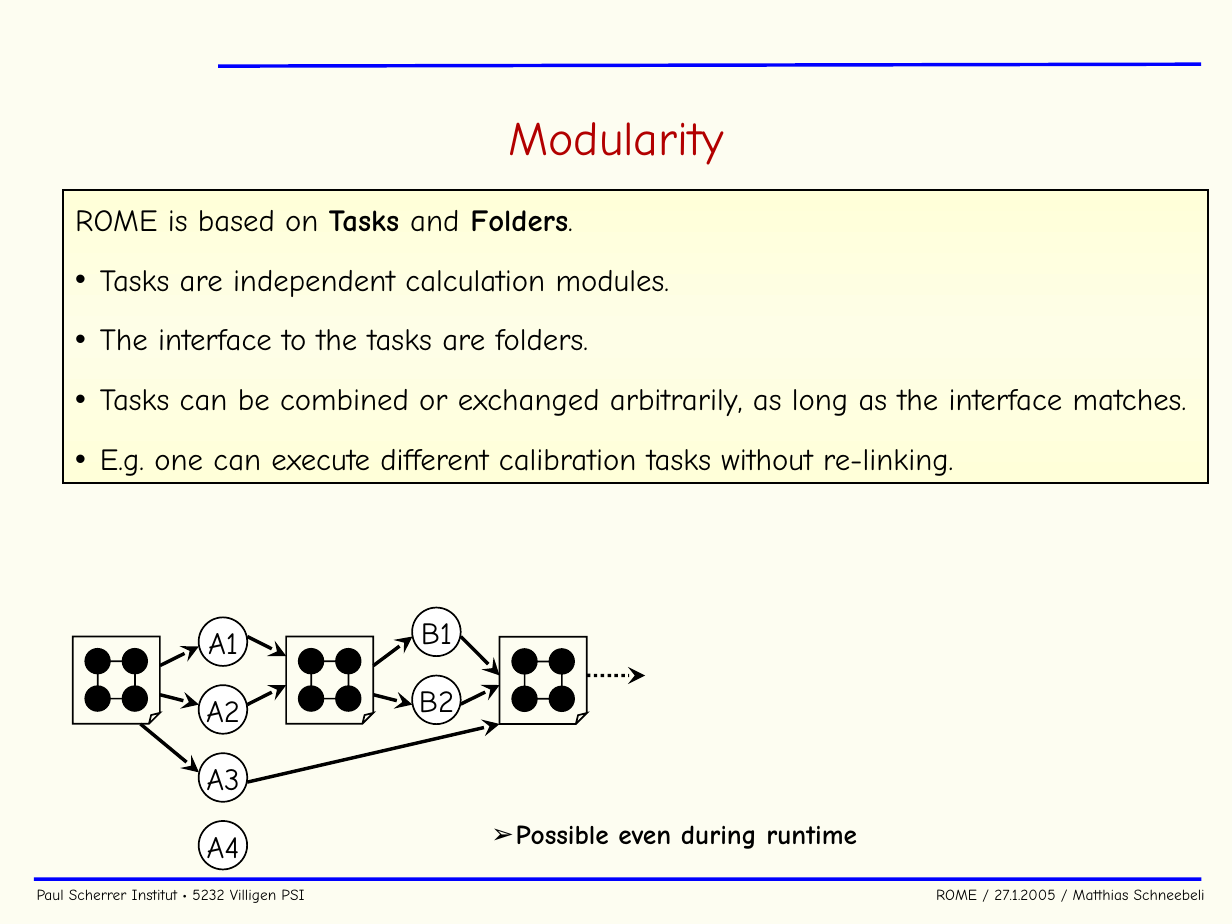
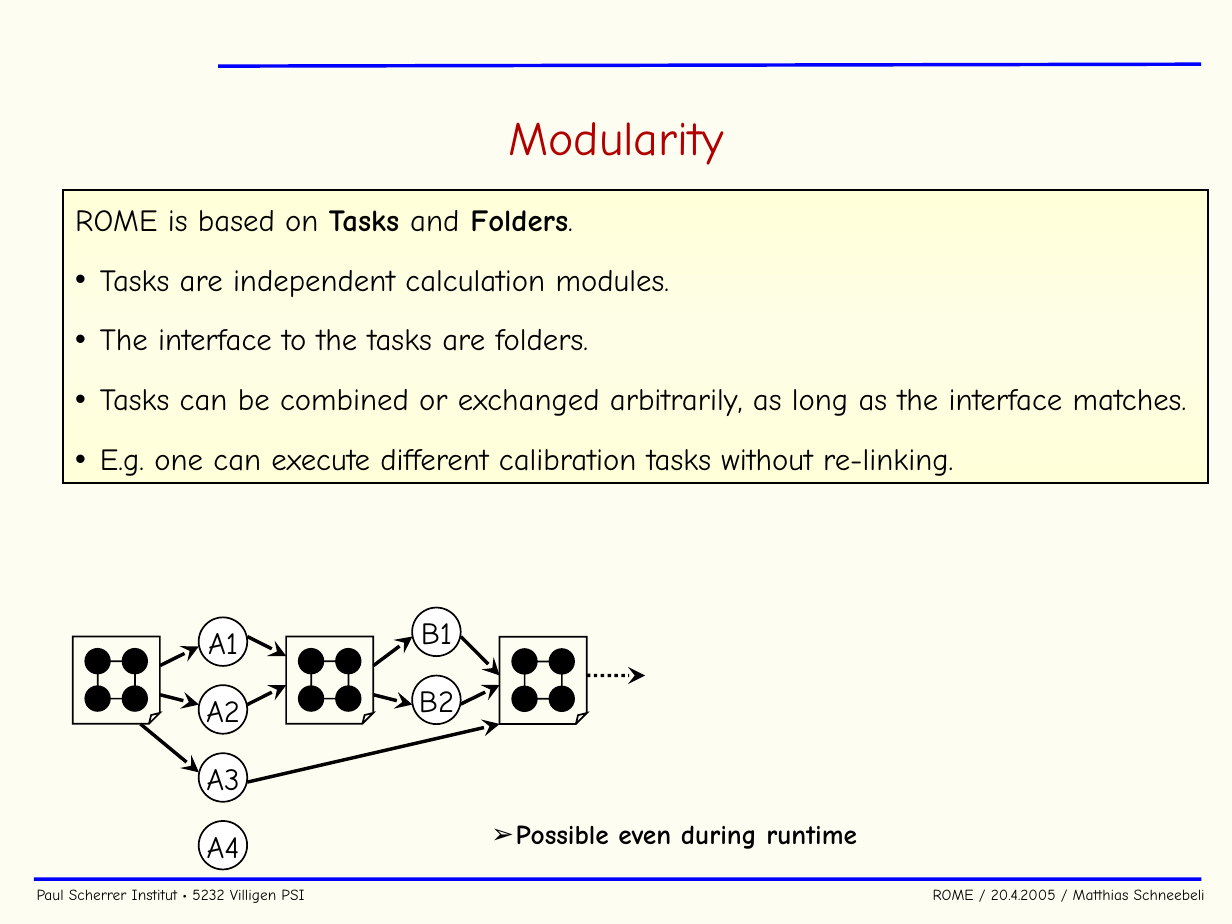
Before and after one commit to cjpl/rome, a slide deck: slide 18 of documentation/ROME.ppt (slide 8 before the commit). Drawn at 1232x924 pixels with LibreOffice and Linux fonts; fonts in the diff are those of the drawing; background and template pictures are left out. Boxes give left, top, right and bottom in pixels: in the first picture for what was removed or moved away, otherwise in the second. Text is boxed around its words. In the diff, an @@ line names an element or a change of style, - is before the commit and + after.

```diff
--- a/documentation/ROME.ppt
+++ b/documentation/ROME.ppt
@@ text at [37, 889, 1205, 903]: text changed @@
-Paul Scherrer Institut • 5232 Villigen PSI ROME / 27.1.2005 / Matthias Schneebeli
+Paul Scherrer Institut • 5232 Villigen PSI ROME / 20.4.2005 / Matthias Schneebeli
```
Also in this commit, not shown: 38 other slides changed, 17 slides added, 1 slide removed, 1 other file.
